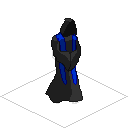
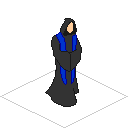
Before/after of a 128x128 layered artwork. What changed in the layer stack:
added group "17-PriestWalkBottomRight" with 1 layers above "1-PriestWalkBottomRight" over [45, 18, 82, 107]
added layer "17-colors" in group "17-PriestWalkBottomRight" over [45, 18, 82, 107]
hid group "1-PriestWalkBottomRight" (4 layers) over [45, 18, 83, 104]
hid "highlights" over [45, 18, 81, 103]
painted on "colors" over [67, 22, 73, 33]
